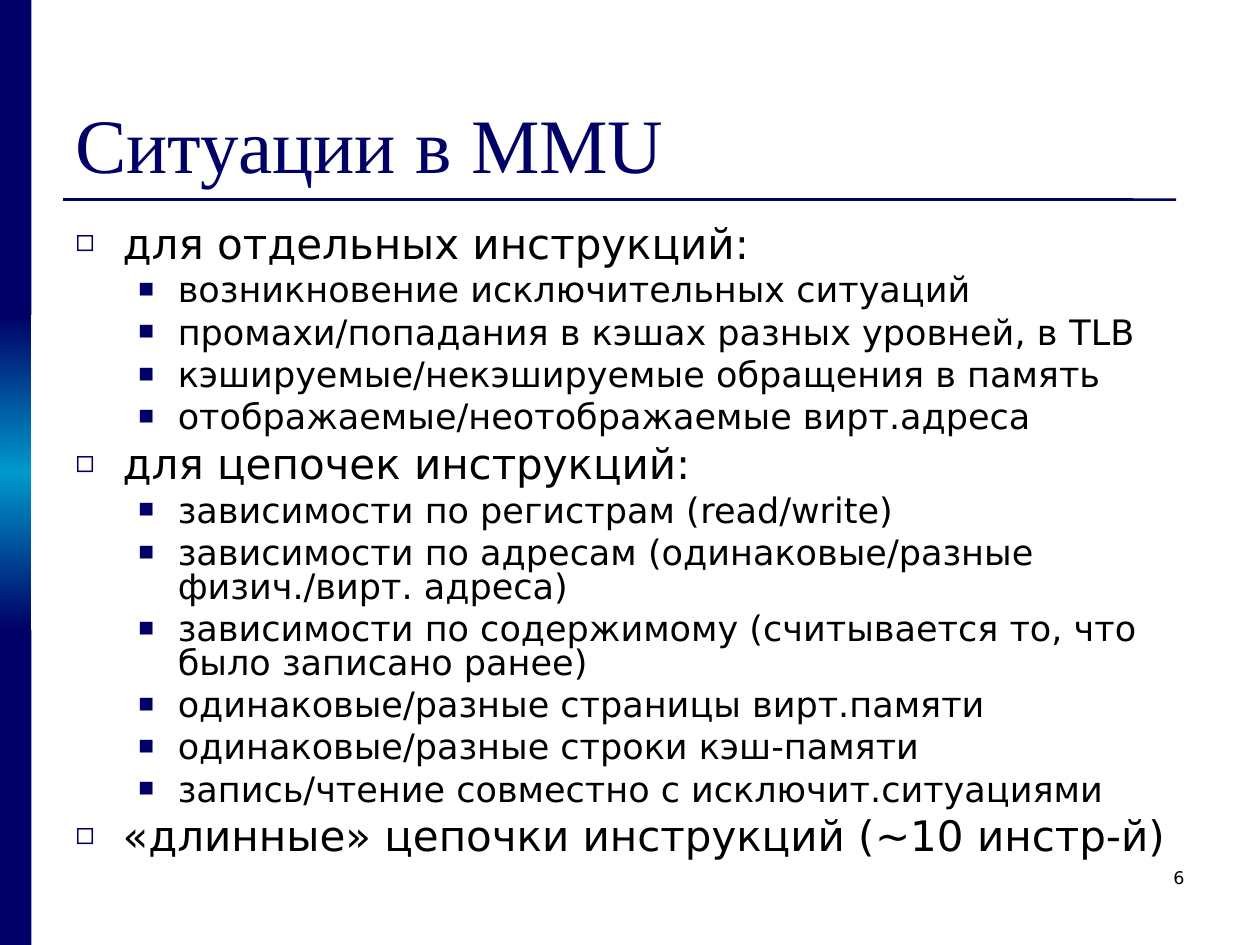
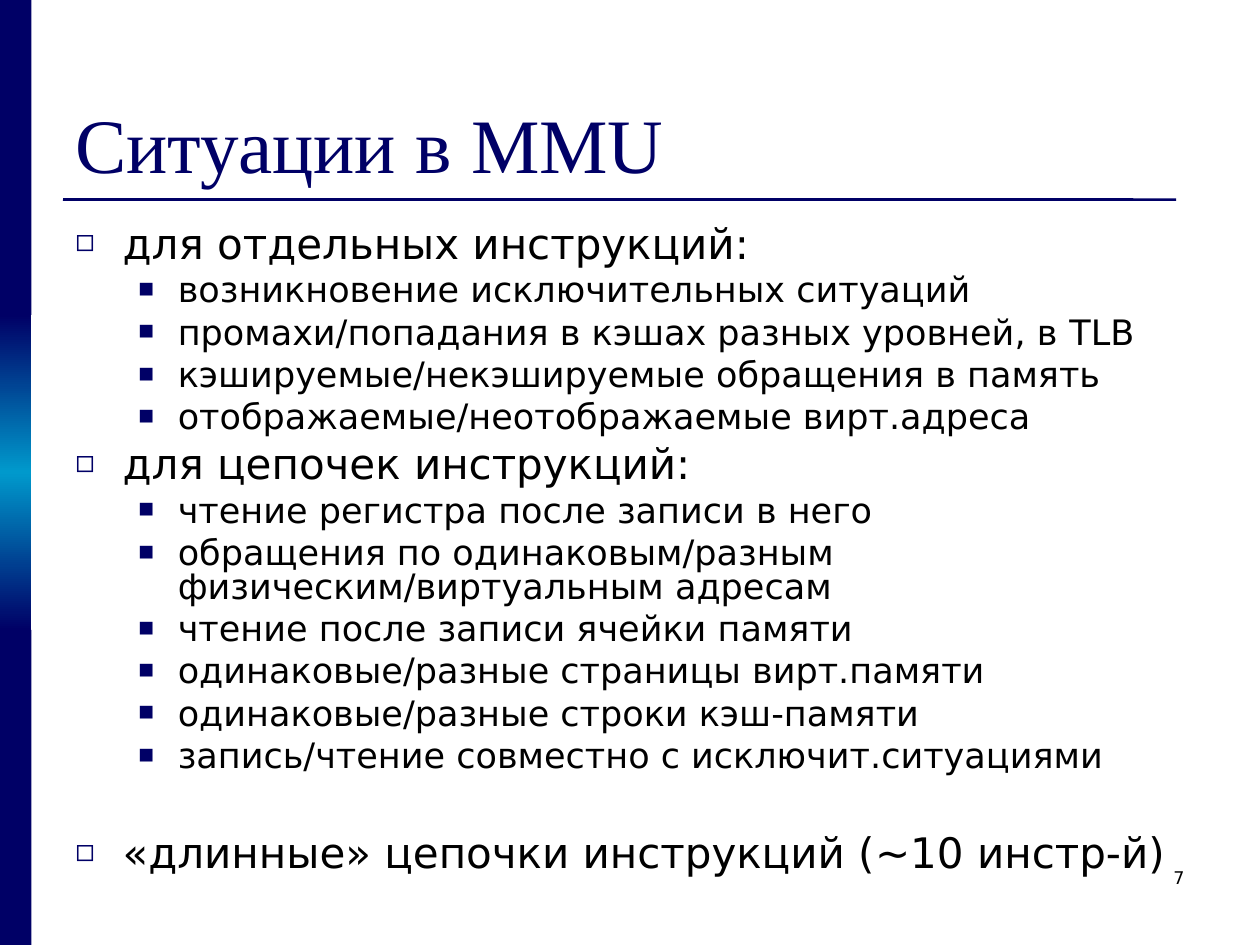
Before and after one commit to kornevgen/tesla-project, a slide deck: slide 7 of papers/THESIS/talks/pred/prethesis9.ppt (slide 6 before the commit). Drawn at 1260x945 pixels with LibreOffice and Linux fonts; fonts in the diff are those of the drawing. Boxes give left, top, right and bottom in pixels: in the first picture for what was removed or moved away, otherwise in the second. Text is boxed around its words. In the diff, an @@ line names an element or a change of style, - is before the commit and + after.

```diff
--- a/papers/THESIS/talks/pred/prethesis9.ppt
+++ b/papers/THESIS/talks/pred/prethesis9.ppt
@@ text at (178, 503, 872, 642): text changed @@
-  ■ зависимости по регистрам (read/write)
-  ■ зависимости по адресам (одинаковые/разные физич./вирт. адреса)
-  ■ зависимости по содержимому (считывается то, что было записано ранее)
+  ■ чтение регистра после записи в него
+  ■ обращения по одинаковым/разным физическим/виртуальным адресам
+  ■ чтение после записи ячейки памяти
@@ page number at (1173, 871, 1184, 884): text changed @@
-6
+7
```
Also in this commit, not shown: 16 other slides changed, 9 slides added.
